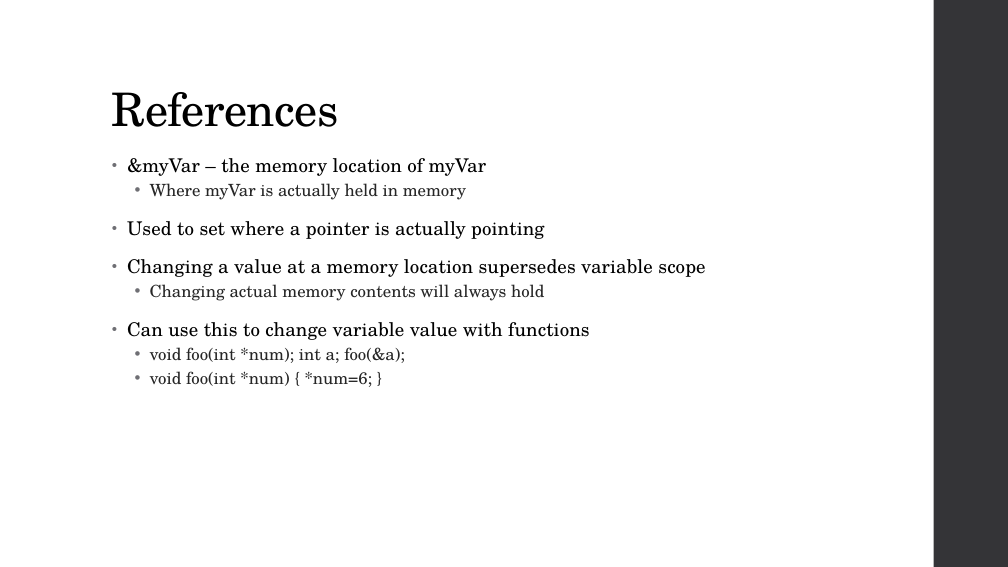
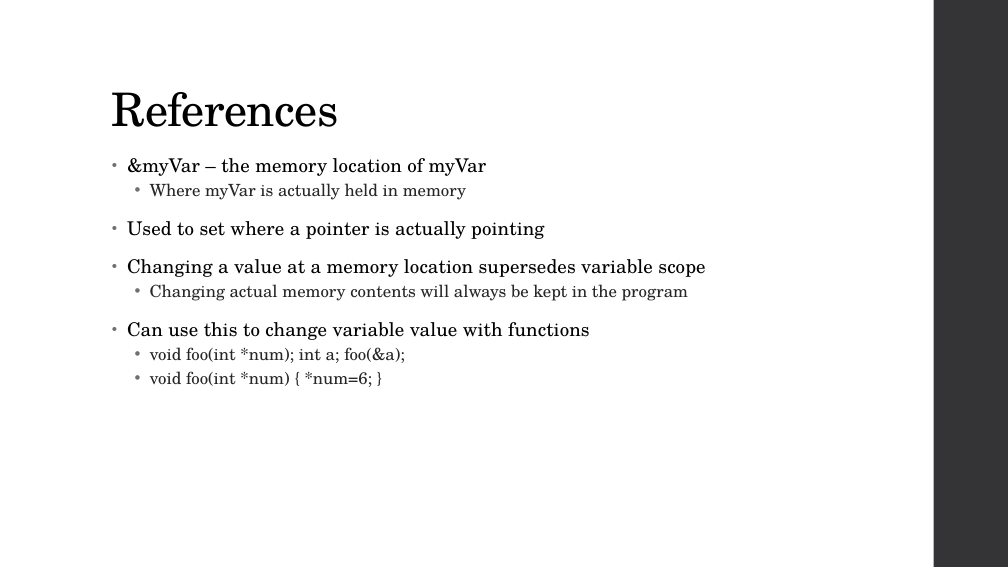
Before and after one commit to CarsonCook/CWorkshop2017, a slide deck: slide 2 of C Slides.pptx. Drawn at 1008x567 pixels with LibreOffice and Linux fonts; fonts in the diff are those of the drawing. Boxes give left, top, right and bottom in pixels: in the first picture for what was removed or moved away, otherwise in the second. Text is boxed around its words. In the diff, an @@ line names an element or a change of style, - is before the commit and + after.

Commit message:
fixed ppt

```diff
--- a/C Slides.pptx
+++ b/C Slides.pptx
@@ text at box(150, 284, 688, 301): text changed @@
-  • Changing actual memory contents will always hold
+  • Changing actual memory contents will always be kept in the program
```
Also in this commit, not shown: 5 other slides changed.
